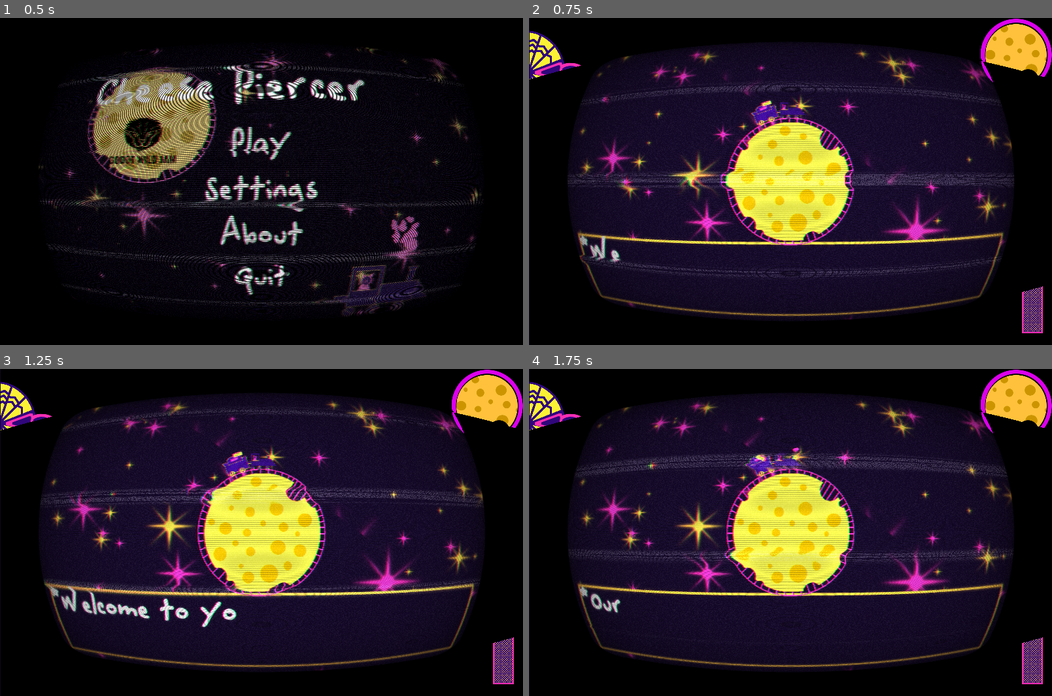
Above: before the commit, frames 1-4 (two rows, left to right).
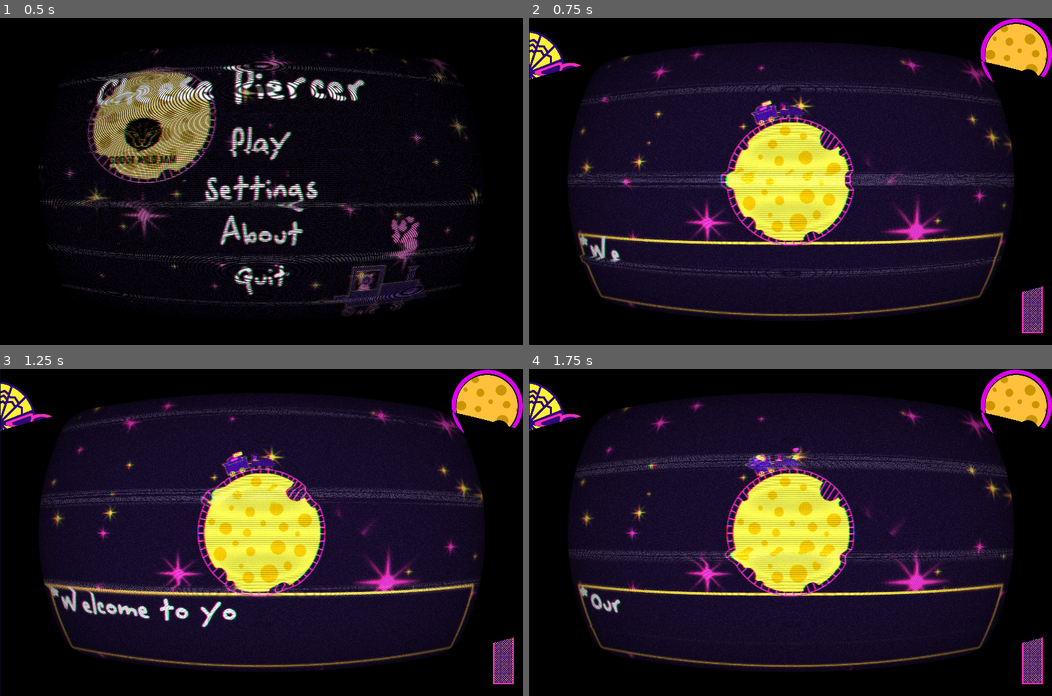
Above: after the commit, the same moments.

Repository: emmdie/MoonGame
Game: Godot game, scene res://scene/UI/MainMenu.tscn
Two runs of this game, one before a commit and one after it. Both use one fixed random seed, a clock stepped at 60 frames per second and the inputs below. The engine's default icon, where the game draws it, is replaced by a stand-in: a white triangle on a blue panel in a dark square.
Inputs (mouse positions are in pixels of both pictures, inside the frame that each line leads up to):
- Up to frame 1 (0.5 s): no input
- Up to frame 2 (0.75 s): click "Play" at 0.5 s
- Up to frame 3 (1.25 s): no input
- Up to frame 4 (1.75 s): tap Enter (ui_accept) at 1.25, 1.52 s; move the mouse to (905, 516) at 1.27 s; hold W (speed_up) from 1.28 s (still down); tap 1 (select_cart1) at 1.35 s

Frame 1 is identical in both runs. In frame 2, 1.7% of the frame differs, in the area x 11-90%, y 9-77%; in frame 3, 1.7%; in frame 4, 1.7%.
Error before the commit: Invalid get index 'offset' (on base: 'null instance'). (res://scene/Levels/ParallaxBackground.gd:32)

Commit message:
finall fixes

Diff:
--- a/scene/Levels/Level.gd
+++ b/scene/Levels/Level.gd
@@ -212,7 +212,6 @@
 	$Moon/TrainControl.updateAmmoRelations(array)
 
 func checkScoreForThreshhold(score):
-	upgradeScreen()
 	if (score == 14):
 		score14Sequence()
 	if (score == 23):
--- a/scene/Levels/Level.tscn
+++ b/scene/Levels/Level.tscn
@@ -22,7 +22,6 @@
 [ext_resource path="res://scene/UI/CartOverview.tscn" type="PackedScene" id=20]
 [ext_resource path="res://ZeppelinControll.tscn" type="PackedScene" id=21]
 [ext_resource path="res://assets/soundEffects/RatHittingTrain.wav" type="AudioStream" id=22]
-[ext_resource path="res://assets/soundEffects/ThisGameIsOver.wav" type="AudioStream" id=23]
 [ext_resource path="res://assets/soundEffects/mouseChomping.wav" type="AudioStream" id=24]
 
 [sub_resource type="Shader" id=4]
@@ -324,6 +323,13 @@
 [node name="ParallaxBackground" type="ParallaxBackground" parent="."]
 script = ExtResource( 10 )
 
+[node name="1" type="ParallaxLayer" parent="ParallaxBackground"]
+
+[node name="Sprite" type="Sprite" parent="ParallaxBackground/1"]
+position = Vector2( 1000, 500 )
+scale = Vector2( 1.3, 1.3 )
+texture = ExtResource( 11 )
+
 [node name="ParallaxLayer" type="ParallaxLayer" parent="ParallaxBackground"]
 
 [node name="Sprite" type="Sprite" parent="ParallaxBackground/ParallaxLayer"]
@@ -335,13 +341,6 @@
 [node name="Sprite" type="Sprite" parent="ParallaxBackground/ParallaxLayer2"]
 scale = Vector2( 1.8, 1.8 )
 texture = ExtResource( 8 )
-
-[node name="ParallaxLayer3" type="ParallaxLayer" parent="ParallaxBackground"]
-
-[node name="Sprite" type="Sprite" parent="ParallaxBackground/ParallaxLayer3"]
-position = Vector2( 1000, 500 )
-scale = Vector2( 1.3, 1.3 )
-texture = ExtResource( 11 )
 
 [node name="GameOverScreen" parent="." instance=ExtResource( 13 )]
 visible = false
@@ -403,28 +402,8 @@
 position = Vector2( 20, 1100 )
 z_index = 3
 
-
 [node name="ParallaxBackground" type="ParallaxBackground" parent="."]
 script = ExtResource( 10 )
-
-[node name="ParallaxLayer" type="ParallaxLayer" parent="ParallaxBackground"]
-
-[node name="Sprite" type="Sprite" parent="ParallaxBackground/ParallaxLayer"]
-scale = Vector2( 1.5, 1.5 )
-texture = ExtResource( 9 )
-
-[node name="ParallaxLayer2" type="ParallaxLayer" parent="ParallaxBackground"]
-
-[node name="Sprite" type="Sprite" parent="ParallaxBackground/ParallaxLayer2"]
-scale = Vector2( 1.8, 1.8 )
-texture = ExtResource( 8 )
-
-[node name="ParallaxLayer3" type="ParallaxLayer" parent="ParallaxBackground"]
-
-[node name="Sprite" type="Sprite" parent="ParallaxBackground/ParallaxLayer3"]
-position = Vector2( 1000, 500 )
-scale = Vector2( 1.3, 1.3 )
-texture = ExtResource( 11 )
 
 [node name="GameOverScreen" parent="." instance=ExtResource( 13 )]
 visible = false
@@ -436,23 +415,19 @@
 
 [node name="RatHittingTrain" type="AudioStreamPlayer" parent="."]
 stream = ExtResource( 22 )
-bus = "TrainHit"
 
 [node name="Music" type="AudioStreamPlayer" parent="."]
 pause_mode = 2
 stream = ExtResource( 14 )
 autoplay = true
-bus = "Music"
 
 [node name="GameOverSound" type="AudioStreamPlayer" parent="."]
+
 [node name="Textbox" parent="." instance=ExtResource( 16 )]
 pause_mode = 2
-stream = ExtResource( 23 )
-bus = "Music"
 
 [node name="MoonHit" type="AudioStreamPlayer" parent="."]
 stream = ExtResource( 24 )
-bus = "MoonHit"
 
 [connection signal="mouse_hit" from="Moon" to="." method="_on_Moon_mouse_hit"]
 [connection signal="TrainCart_weapon_shot_mouse" from="Moon/TrainControl" to="." method="_on_TrainControl_TrainCart_weapon_shot_mouse"]
--- a/scene/Train/TrainControl.tscn
+++ b/scene/Train/TrainControl.tscn
@@ -35,14 +35,11 @@
 position = Vector2( -360, 80 )
 rotation = -1.79769
 
-
 [node name="LeverChanged" type="AudioStreamPlayer" parent="."]
 stream = ExtResource( 4 )
 
 [node name="ChaftiChafti" type="AudioStreamPlayer" parent="."]
 stream = ExtResource( 5 )
-bus = "Train"
-
 
 [connection signal="damaged" from="RotationalCenter/locomotive" to="." method="_on_TrainCart_cart_damaged"]
 [connection signal="damaged" from="RotationalCenter/locomotive" to="." method="_on_locomotive_damaged"]
Not shown: 1 places in scene/Levels/Level.tscn that only renumber resources
